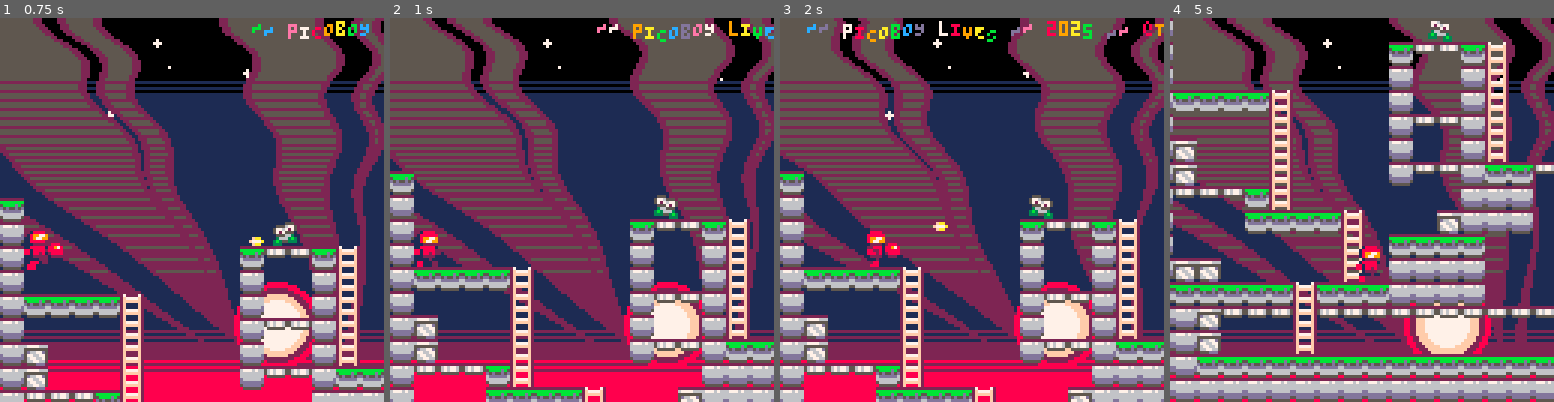
Above: before the commit, frames 1-4 (left to right).
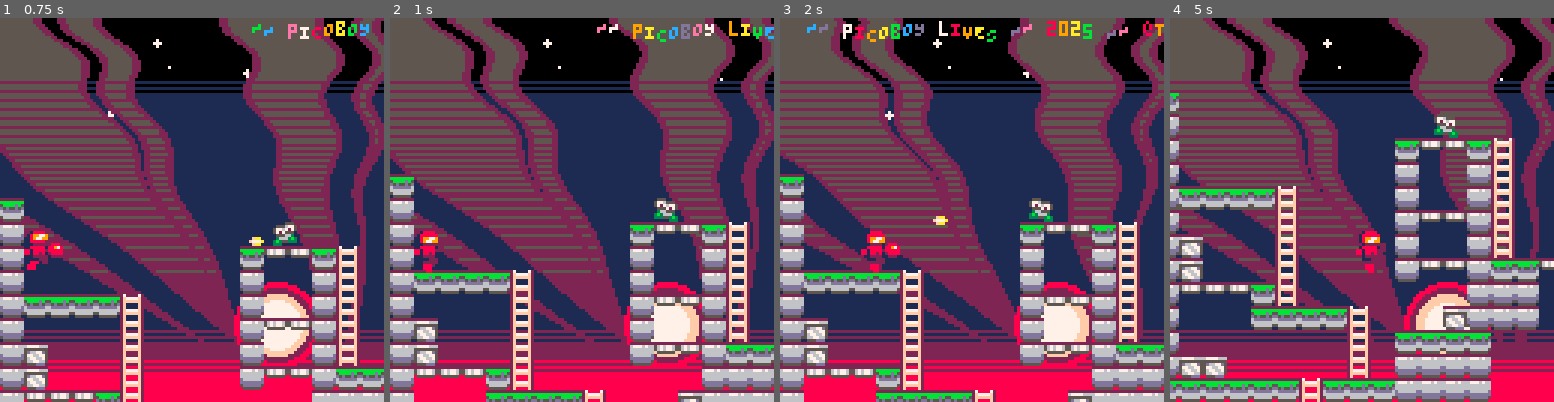
Above: after the commit, the same moments.

Repository: whckmstrjck/picoboy
Game: PICO-8 cartridge picoboy.p8
Same seed, same stepped clock (60 frames per second), same inputs: the game is played once before the commit and once after it.
Inputs:
- Up to frame 1 (0.75 s): tap X (X key) at 0.33 s; tap O (Z key) at 0.7 s
- Up to frame 2 (1 s): no input
- Up to frame 3 (2 s): tap X (X key) at 1.07, 1.85 s; hold Right from 1.6 s (still down); tap O (Z key) at 1.7 s
- Up to frame 4 (5 s): release Right at 2.1 s; tap O (Z key) every 0.4 s from 2.1 to 4.9 s; hold Up 2.15-2.42 s; hold Right 2.47-3.03 s; tap X (X key) at 2.97, 4.08 s; hold Left 3.08-3.58 s; hold Down 3.63-3.97 s; hold Right 4.02-4.68 s; hold Up from 4.73 s (still down)

Frame 1 is identical in both runs. In frame 2, 13% of the frame differs, in the area x 0-100%, y 39-100%; in frame 3, 13%; in frame 4, 43%, in the area x 0-100%, y 0-100%.

Commit message:
Fix player drawing order and update readme with climbing nudge task

Diff:
--- a/lua/_draw.lua
+++ b/lua/_draw.lua
@@ -17,6 +17,6 @@
   camera(max(min(player.x - 64, 48), 0), min(player.y - 72, 16))
   map()
 
+  test_enemy:draw()
   player:draw()
-  test_enemy:draw()
 end
--- a/lua/_init.lua
+++ b/lua/_init.lua
@@ -5,4 +5,7 @@
     x = 100,
     y = 10
   })
+
+  -- poke(0x5f2e, 1)
+  -- pal({ [0] = -15, 1, -14, -13, -11, -10, 15, 7, -8, 9, -9, 3, 12, -4, -2, -6 }, 1)
 end
--- a/lua/classes/player.lua
+++ b/lua/classes/player.lua
@@ -147,6 +147,8 @@
       return
     end
 
+    apply_move_and_collide(_ENV)
+
     if vy >= 0 or not btn(🅾️) then
       if grounded then
         set_state(_ENV, 'default')
@@ -154,8 +156,6 @@
         set_state(_ENV, 'falling')
       end
     end
-
-    apply_move_and_collide(_ENV)
   end,
 
   -- FALLING STATE
Not shown, changed: readme.md
